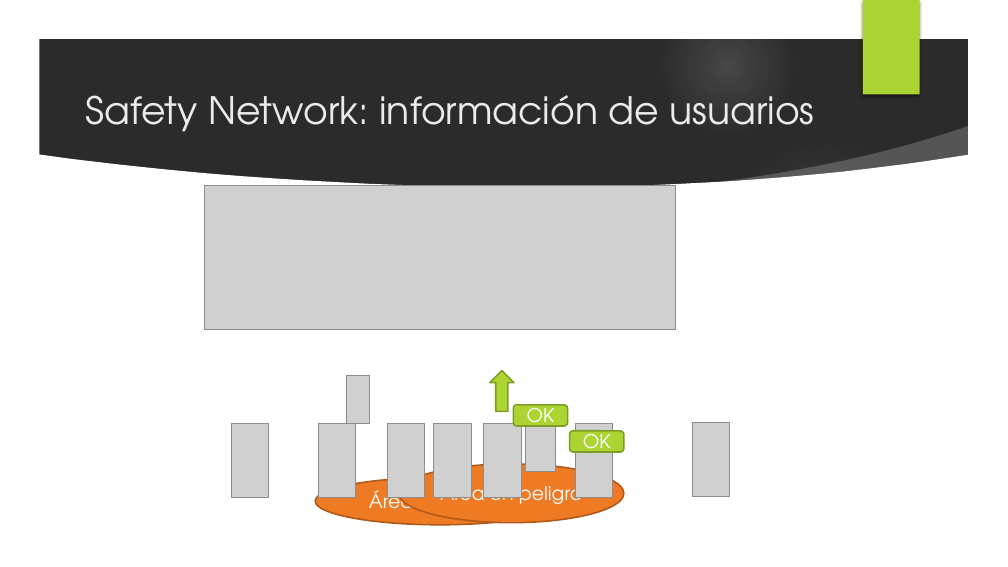
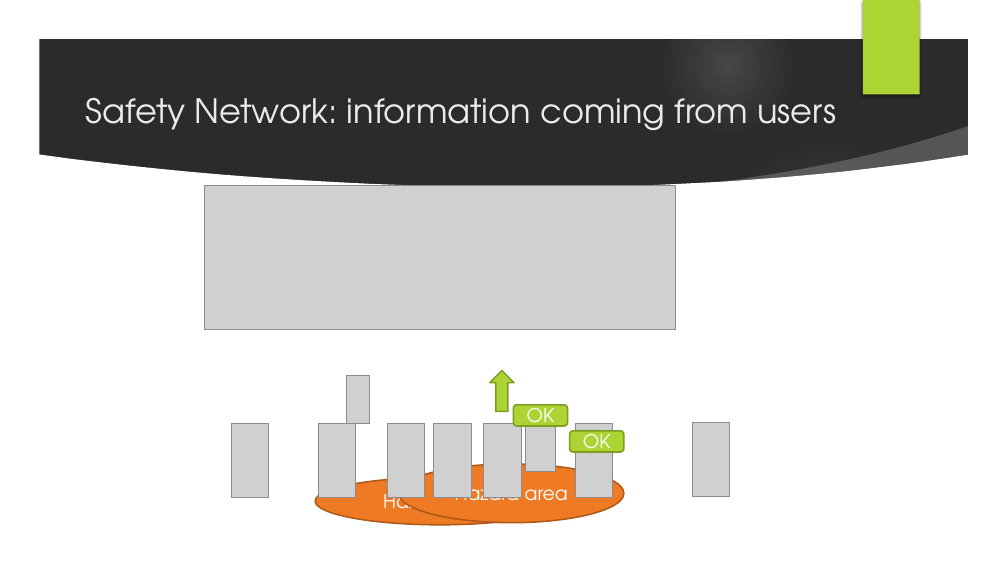
Before and after one commit to javieraviles/spaceappschallenge, a slide deck: slide 4 of Documentation/project_slide.pptx. Drawn at 1008x567 pixels with LibreOffice and Linux fonts; fonts in the diff are those of the drawing; grey boxes stand for pictures; background and template pictures are left out; a plain dark background stands for a picture behind light text. Boxes give left, top, right and bottom in pixels: in the first picture for what was removed or moved away, otherwise in the second. Text is boxed around its words. In the diff, an @@ line names an element or a change of style, - is before the commit and + after.

```diff
--- a/Documentation/project_slide.pptx
+++ b/Documentation/project_slide.pptx
@@ title at (85,97,836,130): text changed; size 36 to 32 pt @@
-Safety Network: información de usuarios
+Safety Network: information coming from users
@@ text in ellipse at (383,489,496,517): text changed @@
-Área en peligro
+Hazard area
@@ text in ellipse at (455,481,568,509): text changed @@
-Área en peligro
+Hazard area
```
Also in this commit, not shown: 8 other slides changed, 2 other files.
